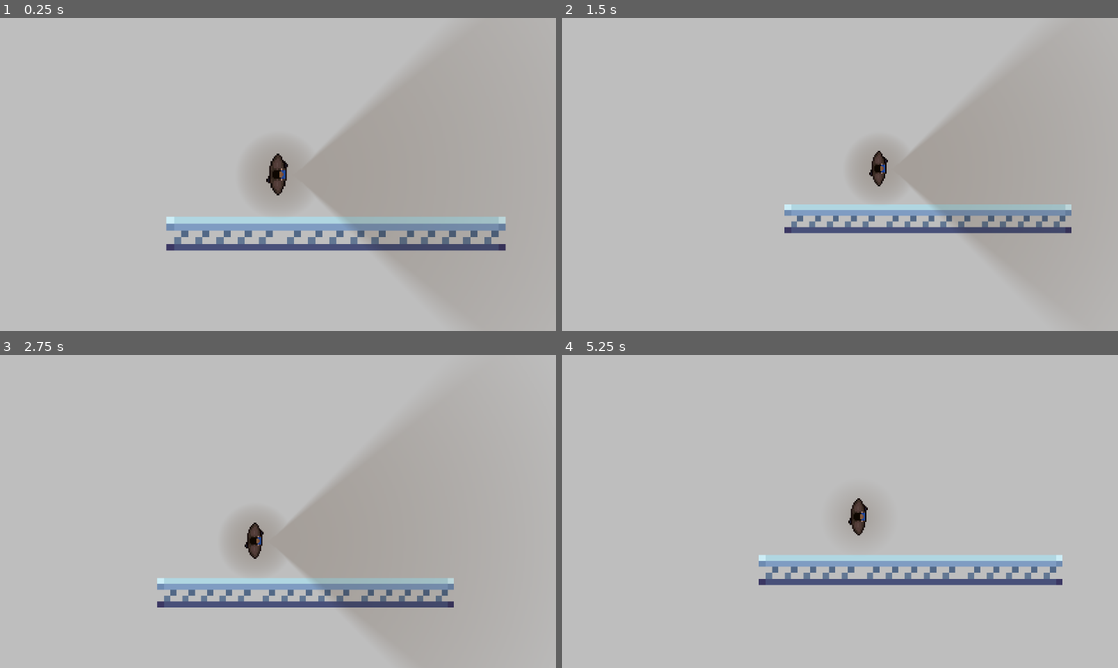
Above: before the commit, frames 1-4 (two rows, left to right).
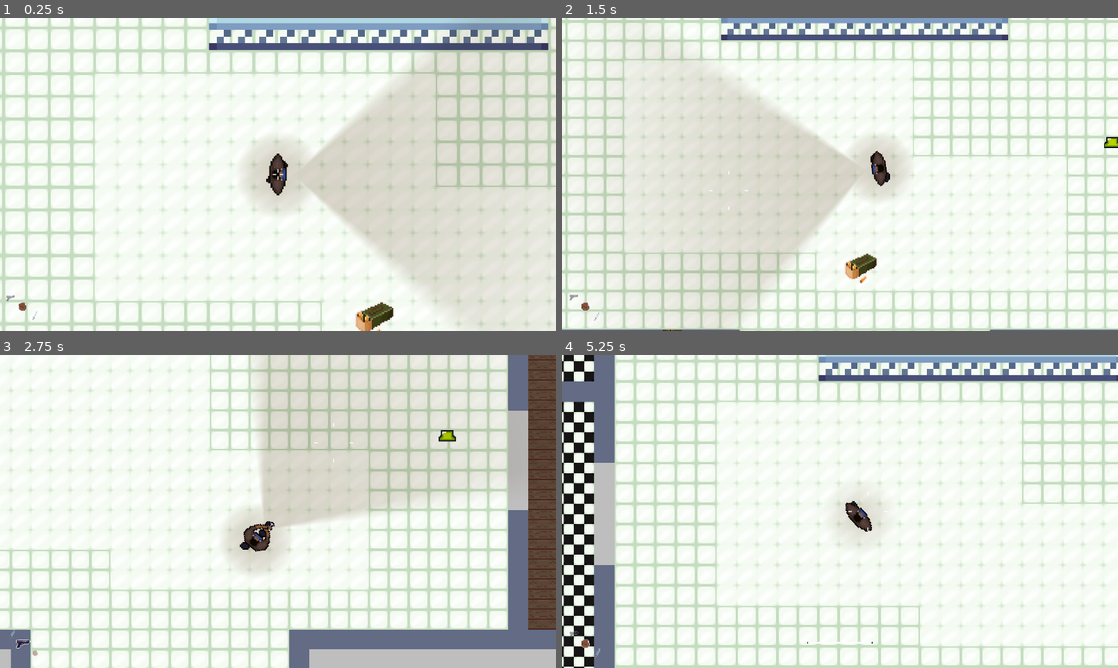
Above: after the commit, the same moments.

Repository: Gabryel-Paes/ProjetoCG
Game: Godot game, scene res://levels/rooms/lobby_tutorial.tscn
Same seed, same stepped clock (60 frames per second), same inputs: the game is played once before the commit and once after it.
Inputs (mouse positions are in pixels of both pictures, inside the frame that each line leads up to):
- Up to frame 1 (0.25 s): no input
- Up to frame 2 (1.5 s): tap Enter at 0.5 s; move the mouse to (962, 158) at 0.52 s; press the mouse at (962, 158) at 0.53 s; hold D (Right) 0.53-1.28 s; move the mouse to (728, 190) at 1.27 s; release the mouse at (728, 190) at 1.28 s; hold S (Down) from 1.28 s (still down); tap E (Interact) at 1.35 s
- Up to frame 3 (2.75 s): tap E (Interact) at 2 s; move the mouse to (333, 442) at 2.02 s; release S (Down) at 2.03 s; hold D (Right) from 2.03 s (still down); hold Mouse wheel down (LastWeapon) from 2.03 s (still down)
- Up to frame 4 (5.25 s): move the mouse to (812, 574) at 2.77 s; release D (Right) at 2.78 s; release Mouse wheel down (LastWeapon) at 2.78 s; hold W (Up) 2.78-3.53 s; tap Mouse wheel up (NextWeapon) at 2.85 s; move the mouse to (1006, 558) at 3.52 s; hold R (Recarregar) 3.53-4.28 s; hold A (Left) 3.53-5.03 s; move the mouse to (673, 464) at 4.27 s; tap Shift (Sprint) at 4.35 s; move the mouse to (867, 511) at 5.02 s; hold S (Down) from 5.03 s (still down); tap F at 5.1 s

The runs differ from the first frame. In frame 1, 100% of the frame differs, in the area x 0-100%, y 0-100%; in frame 2, 95%; in frame 3, 93%; in frame 4, 99%.
Error before the commit: Parse Error: Expected statement, found "Indent" instead. (res://actors/player/player.gd:145)

Commit message:
Inventário + ajustes na cor da iluminação

Diff:
--- a/actors/player/player.gd
+++ b/actors/player/player.gd
@@ -142,7 +142,6 @@
 
 func _toggle_flashlight() -> void:
 	flashlight.enabled = !flashlight.enabled
-		gun.try_reload()
 	# O toggle da lanterna (tecla F) mora no próprio point_light_2d.gd agora —
 	# não duplica aqui.
 
@@ -205,5 +204,6 @@
 	# Guardado como variável: sprite, lanterna e projétil bebem da mesma fonte
 	aim_angle = (get_global_mouse_position() - global_position).angle()
 	aim.rotation = aim_angle + deg_to_rad(sprite_angle_offset)
+
 func _die() -> void:
 	print("MOrreu");
--- a/levels/rooms/lobby_tutorial.tscn
+++ b/levels/rooms/lobby_tutorial.tscn
@@ -9,16 +9,14 @@
 [ext_resource type="PackedScene" path="res://props/key.tscn" id="6_ad2o2"]
 [ext_resource type="PackedScene" path="res://props/lever.tscn" id="7_ptjnr"]
 [ext_resource type="PackedScene" path="res://props/lever_puzzle.tscn" id="8_yokfp"]
-[ext_resource type="PackedScene" path="res://actors/enemy/angel.tscn" id="9_ad2o2"]
+[ext_resource type="PackedScene" uid="uid://cihj6bltwdi1w" path="res://actors/enemy/angel.tscn" id="9_ad2o2"]
 [ext_resource type="PackedScene" uid="uid://c2asx2wu3lukj" path="res://props/simple_door.tscn" id="10_ptjnr"]
 [ext_resource type="PackedScene" uid="uid://b1sjkfqn15ncx" path="res://props/item_pickup.tscn" id="11_5cw8o"]
+[ext_resource type="PackedScene" uid="uid://dlx3yfi4cmasq" path="res://actors/enemy/enemy___esqueleto.tscn" id="12_5cw8o"]
 [ext_resource type="Script" uid="uid://d2aua770dsvt1" path="res://Items/item.gd" id="12_35gje"]
-[ext_resource type="Texture2D" uid="uid://dora55o7nfddr" path="res://ui/assets/sprites/Bullet_Box.png" id="13_d72jg"]
-[ext_resource type="PackedScene" uid="uid://cihj6bltwdi1w" path="res://actors/enemy/angel.tscn" id="9_ad2o2"]
-[ext_resource type="PackedScene" uid="uid://c2asx2wu3lukj" path="res://props/simple_door.tscn" id="10_ptjnr"]
-[ext_resource type="PackedScene" uid="uid://dlx3yfi4cmasq" path="res://actors/enemy/enemy___esqueleto.tscn" id="12_5cw8o"]
 [ext_resource type="PackedScene" path="res://actors/components/stalker_director.tscn" id="12_w6hk7"]
 [ext_resource type="PackedScene" uid="uid://bf6s58cvu8m67" path="res://actors/enemy/hearer.tscn" id="13_5cw8o"]
+[ext_resource type="Texture2D" uid="uid://dora55o7nfddr" path="res://ui/assets/sprites/Bullet_Box.png" id="13_d72jg"]
 
 [sub_resource type="OccluderPolygon2D" id="OccluderPolygon2D_2opja"]
 polygon = PackedVector2Array(-8, -8, 8, -8, 8, 8, -8, 8)
@@ -362,13 +360,11 @@
 [sub_resource type="RectangleShape2D" id="RectangleShape2D_t1g16"]
 size = Vector2(227.125, 3)
 
-[sub_resource type="Resource" id="Resource_vqths"]
+[sub_resource type="Resource" id="Resource_ixkek"]
 script = ExtResource("12_35gje")
-item_name = "Munição"
+item_name = "ksahjdkasd"
 texture = ExtResource("13_d72jg")
-description = "\"uma caixa de balas, tem seis aí dentro.\""
 type = 3
-value = 6
 metadata/_custom_type_script = "uid://d2aua770dsvt1"
 
 [node name="Lobby_Tutorial" type="Node2D" unique_id=1382052866]
@@ -431,7 +427,7 @@
 shape = SubResource("RectangleShape2D_t1g16")
 
 [node name="Player" parent="." unique_id=335704334 instance=ExtResource("1_guq88")]
-position = Vector2(643, -847.99994)
+position = Vector2(613.00006, -706.99994)
 scale = Vector2(1.0197155, 1.0387352)
 
 [node name="Key" parent="." unique_id=1805828081 instance=ExtResource("6_ad2o2")]
@@ -479,10 +475,9 @@
 [node name="Angel" parent="." unique_id=78216036 instance=ExtResource("9_ad2o2")]
 position = Vector2(494, -1891)
 
-[node name="ItemPickup" parent="." unique_id=2143198142 instance=ExtResource("11_5cw8o")]
-position = Vector2(600, -608)
-scale = Vector2(0.5, 0.5)
-item = SubResource("Resource_vqths")
+[node name="ItemPickup2" parent="." unique_id=1516117658 instance=ExtResource("11_5cw8o")]
+position = Vector2(681, -605)
+item = SubResource("Resource_ixkek")
 
 [connection signal="body_entered" from="Trigger_Up" to="." method="_on_trigger_up_body_entered"]
 [connection signal="body_entered" from="Trigger_Down" to="." method="_on_trigger_down_body_entered"]
Not shown: 1 places in levels/rooms/lobby_tutorial.tscn that only renumber resources
